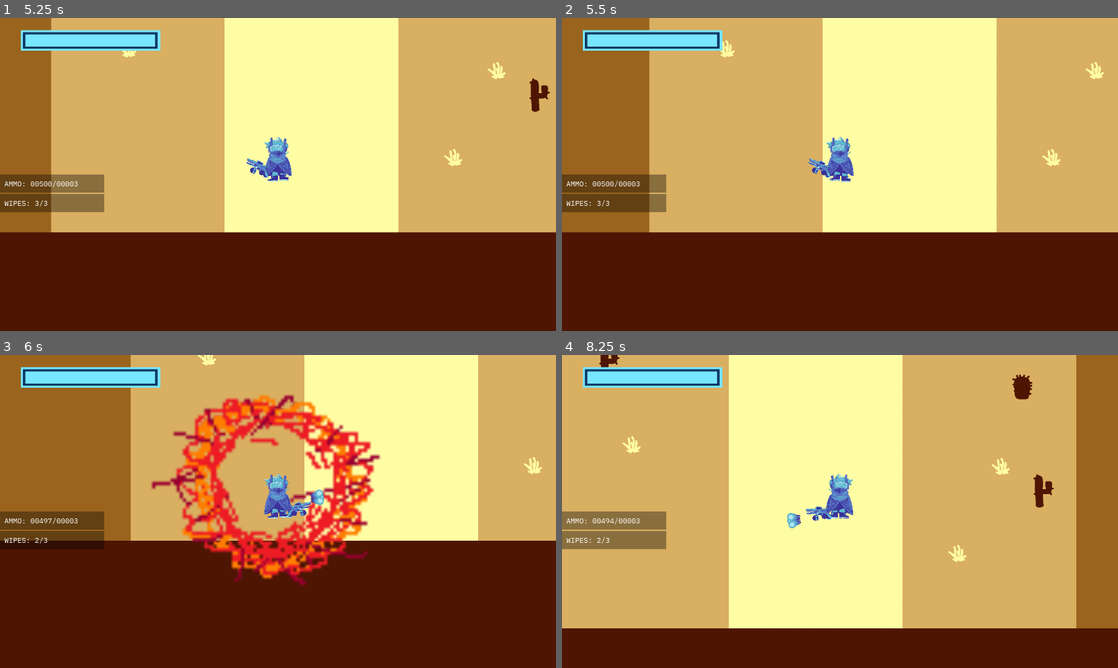
Above: before the commit, frames 1-4 (two rows, left to right).
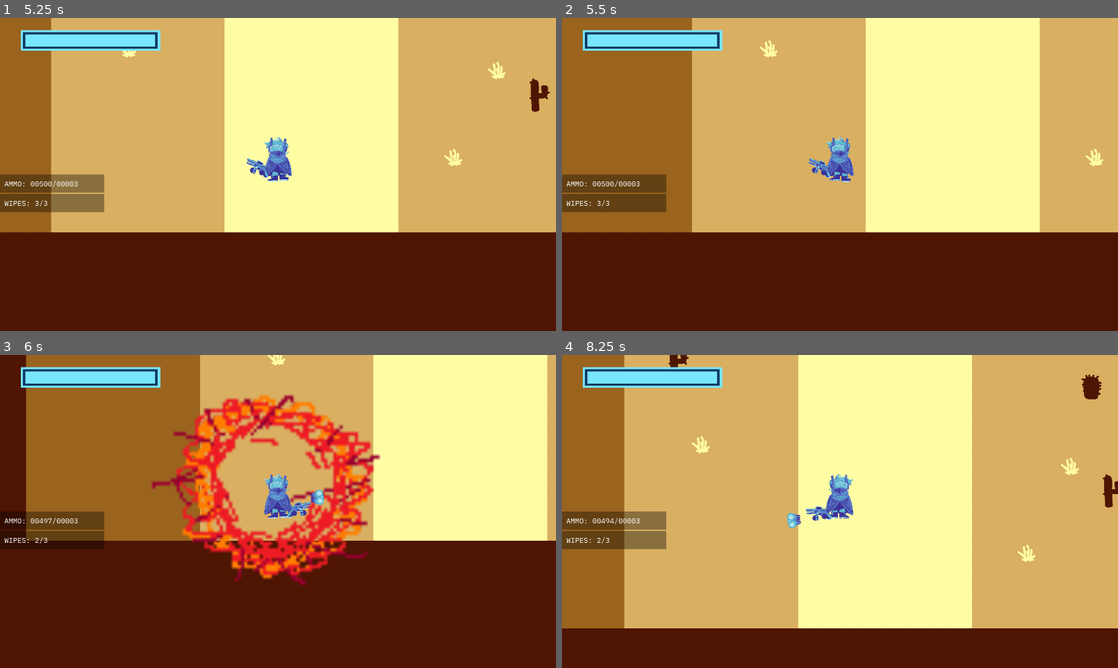
Above: after the commit, the same moments.

Repository: mid-at-coding/imgd-game
Game: Godot game, scene res://scenes/splash_screen.tscn
Two runs of this game, one before a commit and one after it. Both use one fixed random seed, a clock stepped at 60 frames per second and the inputs below. Sound files missing from this copy of the repository are replaced by a short silence.
Inputs (mouse positions are in pixels of both pictures, inside the frame that each line leads up to):
- Up to frame 1 (5.25 s): tap Enter (accept_pickup) at 0.5, 1.25, 1.35, 2, 2.75, 5, 5.1 s; move the mouse to (400, 158) at 0.52 s; hold D (move_right) 0.53-1.28 s; hold Shift (dash, bound only after the commit) 0.53-1.28 s; click (400, 158) at 0.67 s; move the mouse to (166, 190) at 1.27 s; hold S (move_down) 1.28-2.03 s; tap Shift (dash, bound only after the commit) at 1.55, 2.3, 2.85 s; move the mouse to (333, 105) at 2.02 s; hold D (move_right) 2.03-2.78 s; hold Space (use_wipe) 2.03-2.78 s; move the mouse to (250, 237) at 2.77 s; hold W (move_up) 2.78-3.53 s; click (250, 237) at 2.92 s; move the mouse to (444, 221) at 3.52 s; hold A (move_left) 3.53-4.25 s; hold Shift (dash, bound only after the commit) 3.53-4.25 s; click (77, 224) at 4.25 s; move the mouse to (111, 127) at 5.02 s; hold A (move_left) from 5.03 s (still down)
- Up to frame 2 (5.5 s): keep holding A (move_left); tap Shift (dash, bound only after the commit) at 5.3 s
- Up to frame 3 (6 s): move the mouse to (305, 511) at 5.77 s; release A (move_left) at 5.78 s; hold S (move_down) from 5.78 s (still down); hold Space (use_wipe) from 5.78 s (still down); click (305, 511) at 5.92 s
- Up to frame 4 (8.25 s): tap Shift (dash, bound only after the commit) at 6.05, 6.6 s; move the mouse to (756, 433) at 6.52 s; release S (move_down) at 6.53 s; release Space (use_wipe) at 6.53 s; hold D (move_right) 6.53-7.28 s; move the mouse to (962, 495) at 7.27 s; hold W (move_up) 7.28-8.03 s; hold Shift (dash, bound only after the commit) 7.28-8.03 s; move the mouse to (728, 527) at 8.02 s; hold D (move_right) from 8.03 s (still down); tap Enter (accept_pickup) at 8.1 s; click (728, 527) at 8.17 s

Frame 1 is identical in both runs. In frame 2, 15% of the frame differs, in the area x 15-98%, y 0-69%; in frame 3, 22%; in frame 4, 38%, in the area x 0-100%, y 0-88%.

Commit message:
feat: added dash

Diff:
--- a/game/project.godot
+++ b/game/project.godot
@@ -131,6 +131,11 @@
 "events": [Object(InputEventKey,"resource_local_to_scene":false,"resource_name":"","device":-1,"window_id":0,"alt_press …(191 unchanged characters)…
 ]
 }
+dash={
+"deadzone": 0.2,
+"events": [Object(InputEventKey,"resource_local_to_scene":false,"resource_name":"","device":-1,"window_id":0,"alt_pressed":false,"shift_pressed":false,"ctrl_pressed":false,"meta_pressed":false,"pressed":false,"keycode":0,"physical_keycode":4194325,"key_label":0,"unicode":0,"location":0,"echo":false,"script":null)
+]
+}
 
 [layer_names]
 
--- a/game/scripts/creature.gd
+++ b/game/scripts/creature.gd
@@ -105,15 +105,17 @@
 	was_shooting = is_shooting
 
 # Move, play the appropriate animation, and fire if necessary
-func _physics_process(_delta: float) -> void:
+func _physics_process(delta: float) -> void:
 	var direction = _get_direction_vector()
 	if (direction.length() > 0):
 		sprite.play_walk()
 	else:
 		sprite.play_idle()
 	velocity = direction * creature_data.speed
+	if sprite.has_method("apply_impulse"):
+		velocity += sprite.apply_impulse(velocity, delta)
 	move_and_slide()
-	_try_fire(_delta)
+	_try_fire(delta)
 
 # Take damage when hit by bullet
 func take_damage(bullet: BulletData):
--- a/game/scripts/happy_boo.gd
+++ b/game/scripts/happy_boo.gd
@@ -10,8 +10,6 @@
 extends Node2D
 
 signal health_depleted
-var _last_creature_read : float = 0.2
-const _creature_read_time : float = 0.1
 
 # Plays idle animation
 func play_idle():
@@ -25,8 +23,6 @@
 func play_hurt(health):
 	%HealthBar.value = health
 
-
-
 # Update UI
 func _creature_read():
 	var creature : Creature = get_parent()
@@ -36,10 +32,7 @@
 
 # Update sprite
 func _physics_process(delta: float) -> void:
-	_last_creature_read += delta
-	if (_last_creature_read > _creature_read_time):
-		_last_creature_read = 0
-		_creature_read()
+	_creature_read()
 	var direction := Input.get_axis("move_left", "move_right")
 	# Flip based on input direction
 	if direction != 0:
@@ -48,6 +41,14 @@
 
 const SCREEN_WIPE_SCENE = preload("res://scenes/screen_wipe.tscn")
 var wipe_charges : int = 3
+var last_dash : float = 10
+const dash_time : float = 2
+
+func apply_impulse(vel : Vector2, delta : float):
+	if (last_dash <= dash_time):
+		last_dash += delta
+	var mul = 100 * max(0, 1 - pow(5 * last_dash - 0.7, 4))
+	return vel * mul * delta
 
 # Fire screen wipe if creature is player-controlled and has charges
 func _input(event: InputEvent) -> void:
@@ -56,6 +57,8 @@
 		var wipe = SCREEN_WIPE_SCENE.instantiate()
 		wipe.global_position = global_position
 		get_tree().root.add_child(wipe)
+	if event.is_action_pressed("dash") and last_dash > dash_time:
+		last_dash = 0
 
 # Raise death signal
 func die():
